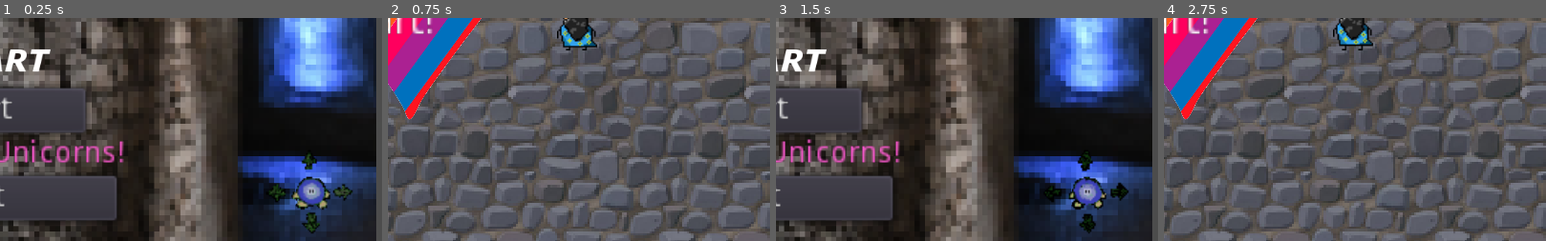
Above: before the commit, frames 1-4 (left to right).
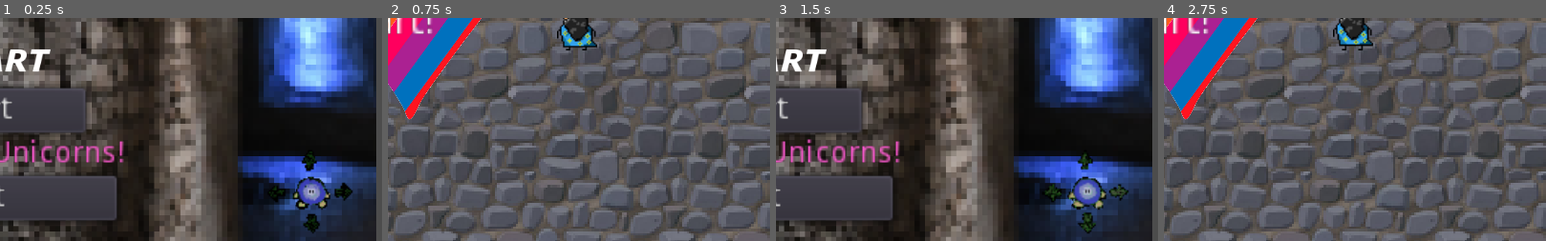
Above: after the commit, the same moments.

Repository: GQDeltex/RUNicorn
Game: Godot game, scene res://Scenes/Start.tscn
Same seed, same stepped clock (60 frames per second), same inputs: the game is played once before the commit and once after it.
Inputs:
- Up to frame 1 (0.25 s): no input
- Up to frame 2 (0.75 s): click "Start" at 0.5 s
- Up to frame 3 (1.5 s): click "X" at 1.25 s
- Up to frame 4 (2.75 s): click "Start" at 2 s
The pictures show only the part of the screen within x 50-100%, y 50-100%; the shares and areas given below are measured in that part.

The runs differ from the first frame. In frame 1, 1.0% of the frame differs, in the area x 70-93%, y 60-97%; in frame 2, nothing differs; in frame 3, 1.0%; in frame 4, nothing differs.

Commit message:
Changed Engine Version and fixed errors

Diff:
--- a/Scenes/Start.tscn
+++ b/Scenes/Start.tscn
@@ -6,7 +6,6 @@
 [ext_resource path="res://Assets/Help001.png" type="Texture" id=4]
 
 [sub_resource type="SpriteFrames" id=1]
-
 animations = [ {
 "frames": [ ExtResource( 3 ), ExtResource( 4 ) ],
 "loop": true,
@@ -14,122 +13,54 @@
 "speed": 5.0
 } ]
 
-[node name="Start" type="Node" index="0"]
-
+[node name="Start" type="Node"]
 script = ExtResource( 1 )
 
-[node name="Sprite" type="Sprite" parent="." index="0"]
-
+[node name="Sprite" type="Sprite" parent="."]
 position = Vector2( 505.017, 302.378 )
 scale = Vector2( 0.999196, 1.03322 )
 texture = ExtResource( 2 )
 
-[node name="AnimatedSprite" type="AnimatedSprite" parent="." index="1"]
-
+[node name="AnimatedSprite" type="AnimatedSprite" parent="."]
 position = Vector2( 930.349, 537.906 )
 scale = Vector2( 2, 2 )
 frames = SubResource( 1 )
-animation = "default"
+frame = 1
 playing = true
-_sections_unfolded = [ "Transform" ]
 
-[node name="Label" type="Label" parent="." index="2"]
-
-anchor_left = 0.0
-anchor_top = 0.0
-anchor_right = 0.0
-anchor_bottom = 0.0
+[node name="Label" type="Label" parent="."]
 margin_left = 288.0
 margin_top = 461.0
 margin_right = 419.0
 margin_bottom = 492.0
 rect_scale = Vector2( 3, 3 )
-rect_pivot_offset = Vector2( 0, 0 )
-mouse_filter = 2
-mouse_default_cursor_shape = 0
-size_flags_horizontal = 1
-size_flags_vertical = 4
 custom_colors/font_color = Color( 1, 0.351562, 0.822693, 1 )
 text = "Dodge the Unicorns!"
-percent_visible = 1.0
-lines_skipped = 0
-max_lines_visible = -1
 
-[node name="Button" type="Button" parent="." index="3"]
-
-anchor_left = 0.0
-anchor_top = 0.0
-anchor_right = 0.0
-anchor_bottom = 0.0
+[node name="Button" type="Button" parent="."]
 margin_left = 342.0
 margin_top = 393.0
 margin_right = 437.0
 margin_bottom = 413.0
 rect_scale = Vector2( 3, 3 )
-rect_pivot_offset = Vector2( 0, 0 )
-focus_mode = 2
-mouse_filter = 0
-mouse_default_cursor_shape = 0
-size_flags_horizontal = 1
-size_flags_vertical = 1
-toggle_mode = false
-enabled_focus_mode = 2
-shortcut = null
-group = null
 text = "Start"
-flat = false
-align = 1
-_sections_unfolded = [ "Rect" ]
 
-[node name="Button2" type="Button" parent="." index="4"]
-
-anchor_left = 0.0
-anchor_top = 0.0
-anchor_right = 0.0
-anchor_bottom = 0.0
+[node name="Button2" type="Button" parent="."]
 margin_left = 300.0
 margin_top = 511.0
 margin_right = 423.0
 margin_bottom = 531.0
 rect_scale = Vector2( 3, 3 )
-rect_pivot_offset = Vector2( 0, 0 )
-focus_mode = 2
-mouse_filter = 0
-mouse_default_cursor_shape = 0
-size_flags_horizontal = 1
-size_flags_vertical = 1
-toggle_mode = false
-enabled_focus_mode = 2
-shortcut = null
-group = null
 text = "Exit"
-flat = false
-align = 1
-_sections_unfolded = [ "Rect" ]
 
-[node name="Label2" type="Label" parent="." index="5"]
-
-anchor_left = 0.0
-anchor_top = 0.0
-anchor_right = 0.0
-anchor_bottom = 0.0
+[node name="Label2" type="Label" parent="."]
 margin_left = 19.0
 margin_top = 23.0
 margin_right = 276.0
 margin_bottom = 54.0
 rect_scale = Vector2( 2, 2 )
-rect_pivot_offset = Vector2( 0, 0 )
-mouse_filter = 2
-mouse_default_cursor_shape = 0
-size_flags_horizontal = 1
-size_flags_vertical = 4
 text = "Made at Code+Design Camp Berlin 2018
 by: Peter, Loic and Antön"
-percent_visible = 1.0
-lines_skipped = 0
-max_lines_visible = -1
-_sections_unfolded = [ "Rect" ]
 
 [connection signal="pressed" from="Button" to="." method="_on_Button_pressed"]
-
 [connection signal="pressed" from="Button2" to="." method="_on_Button2_pressed"]
--- a/Scripts/Main.gd
+++ b/Scripts/Main.gd
@@ -4,7 +4,7 @@
 onready var BigUnicornPack = preload("res://Scenes/BigUnicorn.tscn")
 onready var SafeRect = preload("res://Scenes/SafeRect.tscn")
 
-var MAX_UNICORNS = 12
+var MAX_UNICORNS = 10
 var SCORE_2 = 50
 var LVL3_MAX = 20
 
@@ -31,8 +31,10 @@
 
 func _process(delta):
 	if not game_over:
-		if Input.is_action_pressed("fullscreen"):
-			OS.set_window_fullscreen(true)
+		if Input.is_action_just_pressed("fullscreen"):
+			OS.set_window_fullscreen(not OS.is_window_fullscreen())
+		if len(unicorns) >= MAX_UNICORNS:
+			print(len(unicorns))
 		if len(unicorns) >= MAX_UNICORNS and unicorns != [] and score < SCORE_2:
 			for oui in unicorns:
 				oui.follow = false
@@ -75,7 +77,7 @@
 		pos = Vector2(rand_range(0, screensize.x), rand_range(0,screensize.y))
 		rect = Rect2(pos, unicorn.get_node("CollisionShape2D").get_shape().get_extents()*2)
 		for oui in unicorns:
-			if rect.intersects(Rect2(oui.rect.grow(2))):
+			if rect.intersects(oui.rect.grow(2)):
 				#print("Other Unicorn here")
 				place = false
 			if rect.intersects(Rect2(border_offset, border_offset, screensize.x-(border_offset*2), screensize.y-(border_offset*2)).grow(2)):
--- a/Scripts/Start.gd
+++ b/Scripts/Start.gd
@@ -8,8 +8,10 @@
 	pass
 
 func _process(delta):
-	if Input.is_action_pressed("fullscreen"):
-		OS.set_window_fullscreen(true)
+	if Input.is_action_just_pressed("fullscreen"):
+		var fullscreen = OS.is_window_fullscreen()
+		print(fullscreen)
+		OS.set_window_fullscreen(not fullscreen)
 	if Input.is_action_pressed("start_h"):
 		get_tree().change_scene("res://Scenes/Main.tscn")
 
--- a/default_env.tres
+++ b/default_env.tres
@@ -1,100 +1,14 @@
 [gd_resource type="Environment" load_steps=2 format=2]
 
 [sub_resource type="ProceduralSky" id=1]
-
-radiance_size = 4
 sky_top_color = Color( 0.0470588, 0.454902, 0.976471, 1 )
 sky_horizon_color = Color( 0.556863, 0.823529, 0.909804, 1 )
 sky_curve = 0.25
-sky_energy = 1.0
 ground_bottom_color = Color( 0.101961, 0.145098, 0.188235, 1 )
 ground_horizon_color = Color( 0.482353, 0.788235, 0.952941, 1 )
 ground_curve = 0.01
-ground_energy = 1.0
-sun_color = Color( 1, 1, 1, 1 )
-sun_latitude = 35.0
-sun_longitude = 0.0
-sun_angle_min = 1.0
-sun_angle_max = 100.0
-sun_curve = 0.05
 sun_energy = 16.0
-texture_size = 2
 
 [resource]
-
 background_mode = 2
 background_sky = SubResource( 1 )
-background_sky_custom_fov = 0.0
-background_color = Color( 0, 0, 0, 1 )
-background_energy = 1.0
-background_canvas_max_layer = 0
-ambient_light_color = Color( 0, 0, 0, 1 )
-ambient_light_energy = 1.0
-ambient_light_sky_contribution = 1.0
-fog_enabled = false
-fog_color = Color( 0.5, 0.6, 0.7, 1 )
-fog_sun_color = Color( 1, 0.9, 0.7, 1 )
-fog_sun_amount = 0.0
-fog_depth_enabled = true
-fog_depth_begin = 10.0
-fog_depth_curve = 1.0
-fog_transmit_enabled = false
-fog_transmit_curve = 1.0
-fog_height_enabled = false
-fog_height_min = 0.0
-fog_height_max = 100.0
-fog_height_curve = 1.0
-tonemap_mode = 0
-tonemap_exposure = 1.0
-tonemap_white = 1.0
-auto_exposure_enabled = false
-auto_exposure_scale = 0.4
-auto_exposure_min_luma = 0.05
-auto_exposure_max_luma = 8.0
-auto_exposure_speed = 0.5
-ss_reflections_enabled = false
-ss_reflections_max_steps = 64
-ss_reflections_fade_in = 0.15
-ss_reflections_fade_out = 2.0
-ss_reflections_depth_tolerance = 0.2
-ss_reflections_roughness = true
-ssao_enabled = false
-ssao_radius = 1.0
-ssao_intensity = 1.0
-ssao_radius2 = 0.0
-ssao_intensity2 = 1.0
-ssao_bias = 0.01
-ssao_light_affect = 0.0
-ssao_color = Color( 0, 0, 0, 1 )
-ssao_quality = 0
-ssao_blur = 3
-ssao_edge_sharpness = 4.0
-dof_blur_far_enabled = false
-dof_blur_far_distance = 10.0
-dof_blur_far_transition = 5.0
-dof_blur_far_amount = 0.1
-dof_blur_far_quality = 1
-dof_blur_near_enabled = false
-dof_blur_near_distance = 2.0
-dof_blur_near_transition = 1.0
-dof_blur_near_amount = 0.1
-dof_blur_near_quality = 1
-glow_enabled = false
-glow_levels/1 = false
-glow_levels/2 = false
-glow_levels/3 = true
-glow_levels/4 = false
-glow_levels/5 = true
-glow_levels/6 = false
-glow_levels/7 = false
-glow_intensity = 0.8
-glow_strength = 1.0
-glow_bloom = 0.0
-glow_blend_mode = 2
-glow_hdr_threshold = 1.0
-glow_hdr_scale = 2.0
-glow_bicubic_upscale = false
-adjustment_enabled = false
-adjustment_brightness = 1.0
-adjustment_contrast = 1.0
-adjustment_saturation = 1.0
--- a/project.godot
+++ b/project.godot
@@ -6,7 +6,12 @@
 ;   [section] ; section goes between []
 ;   param=value ; assign values to parameters
 
-config_version=3
+config_version=4
+
+_global_script_classes=[  ]
+_global_script_class_icons={
+
+}
 
 [application]
 
@@ -21,31 +26,52 @@
 
 [input]
 
-game_right=[ Object(InputEventKey,"resource_local_to_scene":false,"resource_name":"","device":0,"alt":false,"shift":false,"control":false,"meta":false,"command":false,"pressed":false,"scancode":68,"unicode":0,"echo":false,"script":null)
+game_right={
+"deadzone": 0.5,
+"events": [ Object(InputEventKey,"resource_local_to_scene":false,"resource_name":"","device":0,"alt":false,"shift":false,"control":false,"meta":false,"command":false,"pressed":false,"scancode":68,"unicode":0,"echo":false,"script":null)
 , Object(InputEventKey,"resource_local_to_scene":false,"resource_name":"","device":0,"alt":false,"shift":false,"control":false,"meta":false,"command":false,"pressed":false,"scancode":16777233,"unicode":0,"echo":false,"script":null)
 , Object(InputEventJoypadMotion,"resource_local_to_scene":false,"resource_name":"","device":0,"axis":0,"axis_value":1.0,"script":null)
  ]
-game_left=[ Object(InputEventKey,"resource_local_to_scene":false,"resource_name":"","device":0,"alt":false,"shift":false,"control":false,"meta":false,"command":false,"pressed":false,"scancode":65,"unicode":0,"echo":false,"script":null)
+}
+game_left={
+"deadzone": 0.5,
+"events": [ Object(InputEventKey,"resource_local_to_scene":false,"resource_name":"","device":0,"alt":false,"shift":false,"control":false,"meta":false,"command":false,"pressed":false,"scancode":65,"unicode":0,"echo":false,"script":null)
 , Object(InputEventKey,"resource_local_to_scene":false,"resource_name":"","device":0,"alt":false,"shift":false,"control":false,"meta":false,"command":false,"pressed":false,"scancode":16777231,"unicode":0,"echo":false,"script":null)
 , Object(InputEventJoypadMotion,"resource_local_to_scene":false,"resource_name":"","device":0,"axis":0,"axis_value":-1.0,"script":null)
  ]
-game_up=[ Object(InputEventKey,"resource_local_to_scene":false,"resource_name":"","device":0,"alt":false,"shift":false,"control":false,"meta":false,"command":false,"pressed":false,"scancode":87,"unicode":0,"echo":false,"script":null)
+}
+game_up={
+"deadzone": 0.5,
+"events": [ Object(InputEventKey,"resource_local_to_scene":false,"resource_name":"","device":0,"alt":false,"shift":false,"control":false,"meta":false,"command":false,"pressed":false,"scancode":87,"unicode":0,"echo":false,"script":null)
 , Object(InputEventKey,"resource_local_to_scene":false,"resource_name":"","device":0,"alt":false,"shift":false,"control":false,"meta":false,"command":false,"pressed":false,"scancode":16777232,"unicode":0,"echo":false,"script":null)
 , Object(InputEventJoypadMotion,"resource_local_to_scene":false,"resource_name":"","device":0,"axis":1,"axis_value":-1.0,"script":null)
  ]
-game_down=[ Object(InputEventKey,"resource_local_to_scene":false,"resource_name":"","device":0,"alt":false,"shift":false,"control":false,"meta":false,"command":false,"pressed":false,"scancode":83,"unicode":0,"echo":false,"script":null)
+}
+game_down={
+"deadzone": 0.5,
+"events": [ Object(InputEventKey,"resource_local_to_scene":false,"resource_name":"","device":0,"alt":false,"shift":false,"control":false,"meta":false,"command":false,"pressed":false,"scancode":83,"unicode":0,"echo":false,"script":null)
 , Object(InputEventKey,"resource_local_to_scene":false,"resource_name":"","device":0,"alt":false,"shift":false,"control":false,"meta":false,"command":false,"pressed":false,"scancode":16777234,"unicode":0,"echo":false,"script":null)
 , Object(InputEventJoypadMotion,"resource_local_to_scene":false,"resource_name":"","device":0,"axis":1,"axis_value":1.0,"script":null)
  ]
-start_h=[ Object(InputEventKey,"resource_local_to_scene":false,"resource_name":"","device":0,"alt":false,"shift":false,"control":false,"meta":false,"command":false,"pressed":false,"scancode":72,"unicode":0,"echo":false,"script":null)
+}
+start_h={
+"deadzone": 0.5,
+"events": [ Object(InputEventKey,"resource_local_to_scene":false,"resource_name":"","device":0,"alt":false,"shift":false,"control":false,"meta":false,"command":false,"pressed":false,"scancode":72,"unicode":0,"echo":false,"script":null)
 , Object(InputEventJoypadButton,"resource_local_to_scene":false,"resource_name":"","device":0,"button_index":0,"pressure":0.0,"pressed":false,"script":null)
  ]
-fullscreen=[ Object(InputEventKey,"resource_local_to_scene":false,"resource_name":"","device":0,"alt":false,"shift":false,"control":false,"meta":false,"command":false,"pressed":false,"scancode":16777254,"unicode":0,"echo":false,"script":null)
+}
+fullscreen={
+"deadzone": 0.5,
+"events": [ Object(InputEventKey,"resource_local_to_scene":false,"resource_name":"","device":0,"alt":false,"shift":false,"control":false,"meta":false,"command":false,"pressed":false,"scancode":16777254,"unicode":0,"echo":false,"script":null)
 , Object(InputEventJoypadButton,"resource_local_to_scene":false,"resource_name":"","device":0,"button_index":11,"pressure":0.0,"pressed":false,"script":null)
  ]
-reload=[ Object(InputEventKey,"resource_local_to_scene":false,"resource_name":"","device":0,"alt":false,"shift":false,"control":false,"meta":false,"command":false,"pressed":false,"scancode":32,"unicode":0,"echo":false,"script":null)
+}
+reload={
+"deadzone": 0.5,
+"events": [ Object(InputEventKey,"resource_local_to_scene":false,"resource_name":"","device":0,"alt":false,"shift":false,"control":false,"meta":false,"command":false,"pressed":false,"scancode":32,"unicode":0,"echo":false,"script":null)
 , Object(InputEventKey,"resource_local_to_scene":false,"resource_name":"","device":0,"alt":false,"shift":false,"control":false,"meta":false,"command":false,"pressed":false,"scancode":16777221,"unicode":0,"echo":false,"script":null)
  ]
+}
 
 [logging]
 
Not shown, changed: Assets/DATEinhorn.png.import
Not shown, changed: Assets/DATEinhorn2.png.import
Not shown, changed: Assets/Fire01.png.import
Not shown, changed: Assets/Fire02.png.import
Not shown, changed: Assets/GAme Over.jpg.import
Not shown, changed: Assets/Help000.png.import
Not shown, changed: Assets/Help001.png.import
Not shown, changed: Assets/Herz.png.import
Not shown, changed: Assets/HintergrundWand.png.import
Not shown, changed: Assets/Locatonist.png.import
Not shown, changed: Assets/Locatonist_Walk1.png.import
Not shown, changed: Assets/Locatonist_Walk2.png.import
(and 11 more such lines)
